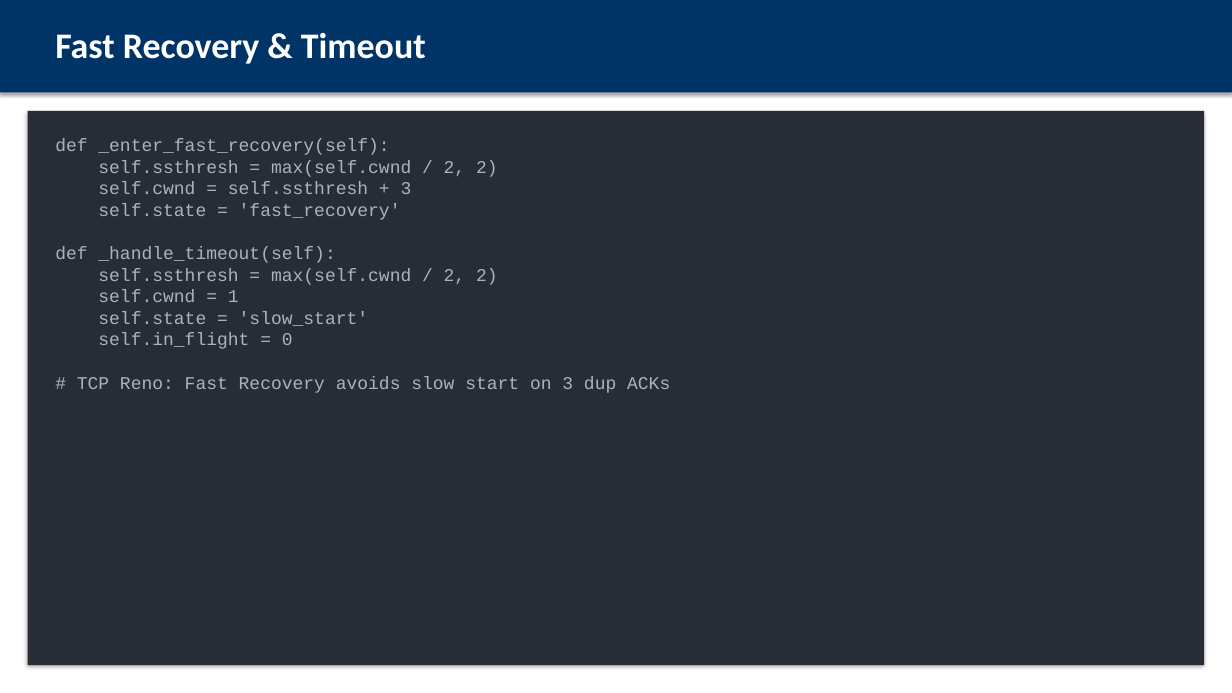
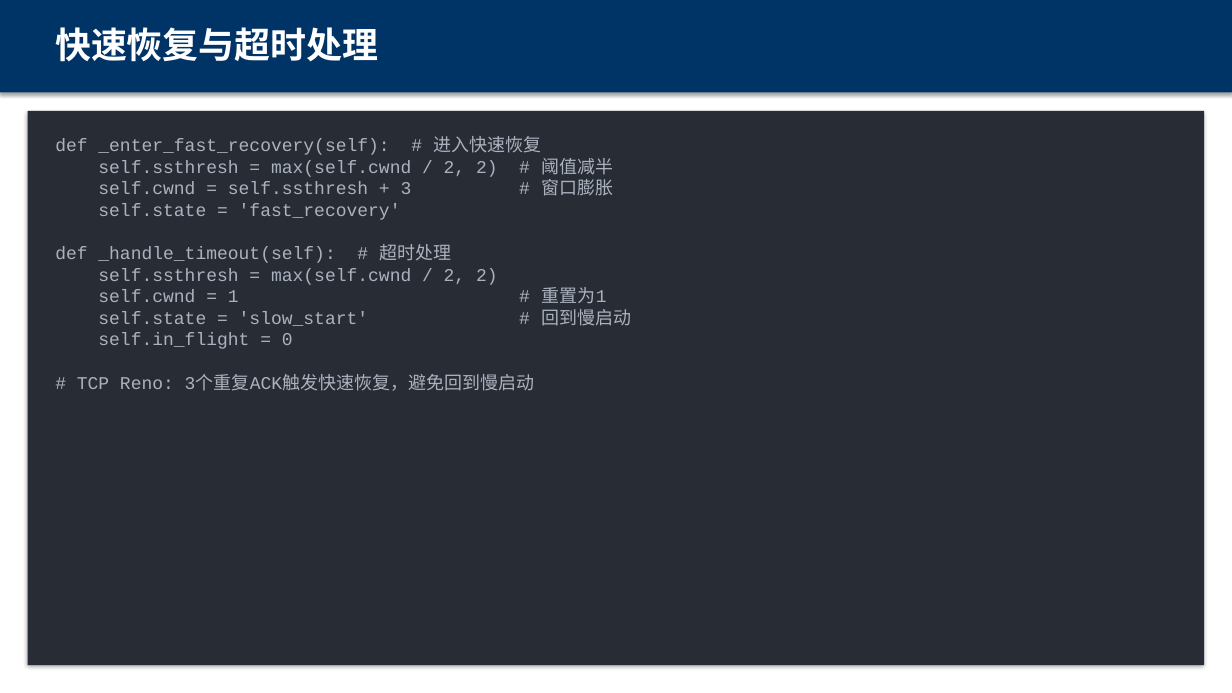
Before and after one commit to wuzhi456/cn_proj, a slide deck: slide 7 of presentation.pptx. Drawn at 1232x693 pixels with LibreOffice and Linux fonts; fonts in the diff are those of the drawing. Boxes give left, top, right and bottom in pixels: in the first picture for what was removed or moved away, otherwise in the second. Text is boxed around its words. In the diff, an @@ line names an element or a change of style, - is before the commit and + after.

```diff
--- a/presentation.pptx
+++ b/presentation.pptx
@@ text at [55,27,378,62]: text changed @@
-Fast Recovery & Timeout
+快速恢复与超时处理
@@ text at [55,136,614,263]: text changed @@
-def _enter_fast_recovery(self):
+def _enter_fast_recovery(self): # 进入快速恢复
+self.ssthresh = max(self.cwnd / 2, 2) # 阈值减半
+self.cwnd = self.ssthresh + 3 # 窗口膨胀
+self.state = 'fast_recovery'
+def _handle_timeout(self): # 超时处理
@@ text at [98,287,632,326]: text changed @@
-self.cwnd = self.ssthresh + 3
-self.state = 'fast_recovery'
-def _handle_timeout(self):
-self.ssthresh = max(self.cwnd / 2, 2)
-self.cwnd = 1
-self.state = 'slow_start'
+self.cwnd = 1 # 重置为1
+self.state = 'slow_start' # 回到慢启动
@@ text at [77,376,535,391]: text changed @@
-# TCP Reno: Fast Recovery avoids slow start on 3 dup ACKs
+# TCP Reno: 3个重复ACK触发快速恢复，避免回到慢启动
```
Also in this commit, not shown: 10 other slides changed, 5 slides added, 5 slides removed.
